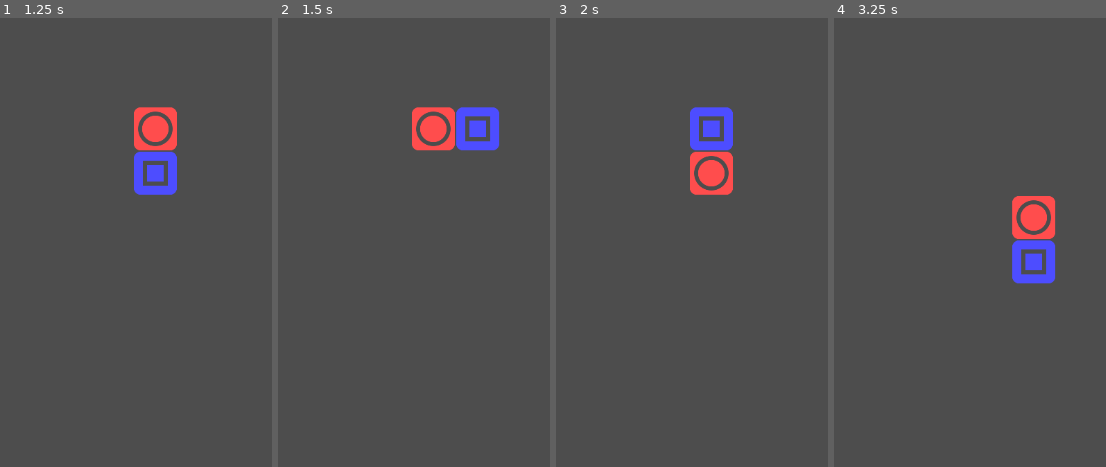
Above: before the commit, frames 1-4 (left to right).
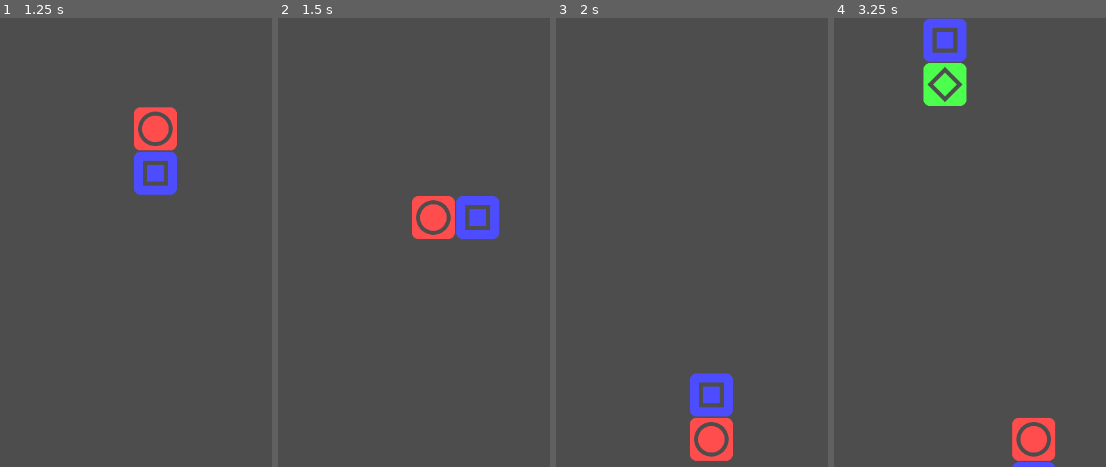
Above: after the commit, the same moments.

Repository: liabilityluke/FBGJ2025
Game: Godot game, scene res://endless.tscn
Same seed, same stepped clock (60 frames per second), same inputs: the game is played once before the commit and once after it. The project has no main scene, so this scene is started directly.
Inputs:
- Up to frame 1 (1.25 s): tap Enter (ui_accept) at 0.5, 0.77 s; hold Right (ui_right) from 0.53 s (still down)
- Up to frame 2 (1.5 s): tap Enter (ui_accept) at 1.25 s; release Right (ui_right) at 1.28 s; hold Down (ui_down) from 1.28 s (still down)
- Up to frame 3 (2 s): keep holding Down (ui_down); tap Enter (ui_accept) at 1.52 s
- Up to frame 4 (3.25 s): release Down (ui_down) at 2.03 s; hold Right (ui_right) from 2.03 s (still down); tap Enter (ui_accept) at 2.75, 3.02 s

Frame 1 is identical in both runs. In frame 2, 5.1% of the frame differs, in the area x 49-82%, y 19-50%; in frame 3, 5.0%; in frame 4, 6.6%, in the area x 32-82%, y 0-100%.

Commit message:
fixed bug where rotated peices would not always be solid

Diff:
--- a/endless.gd
+++ b/endless.gd
@@ -11,6 +11,7 @@
 var seed_block : Node2D
 var stem_block : Node2D
 var rotation_state := 0
+var fast_dropping := false
 
 var gravity_timer : Timer
 @export var gravity_time := 1.0
@@ -61,18 +62,38 @@
 		var new_seed_location = seed_block.location + Vector2i(-1, 0)
 		var new_stem_location = stem_block.location + Vector2i(-1, 0)
 		if is_valid_move(new_seed_location) and is_valid_move(new_stem_location) :
-			move_block(seed_block, new_seed_location)
-			move_block(stem_block, new_stem_location)
+			if rotation_state != 3 :
+				move_block(seed_block, new_seed_location)
+				move_block(stem_block, new_stem_location)
+			else :
+				move_block(stem_block, new_stem_location)
+				move_block(seed_block, new_seed_location)
 	elif event.is_action_pressed("ui_right") :
 		var new_seed_location = seed_block.location + Vector2i(1, 0)
 		var new_stem_location = stem_block.location + Vector2i(1, 0)
 		if is_valid_move(new_seed_location) and is_valid_move(new_stem_location) :
-			move_block(seed_block, new_seed_location)
-			move_block(stem_block, new_stem_location)
+			if rotation_state != 1 :
+				move_block(seed_block, new_seed_location)
+				move_block(stem_block, new_stem_location)
+			else :
+				move_block(stem_block, new_stem_location)
+				move_block(seed_block, new_seed_location)
 	elif event.is_action_pressed("ui_accept") :
 		rotate_falling_blocks(false)
 	elif event.is_action_pressed("ui_cancel") :
 		rotate_falling_blocks(true)
+	elif event.is_action_pressed("ui_down") :
+		_on_gravity_timer_timeout()
+		gravity_timer.wait_time = 0.1
+		gravity_timer.start()
+		fast_dropping = true
+
+
+func _process(delta: float) -> void:
+	if !Input.is_action_pressed("ui_down") and fast_dropping :
+		fast_dropping = false
+		gravity_timer.wait_time = gravity_time
+		gravity_timer.start()
 
 func rotate_falling_blocks(clockwise := true) :
 	var desired_rotation_state : int
@@ -105,29 +126,35 @@
 		var new_seed_location = seed_block.location + Vector2i(0, 1)
 		var new_stem_location = stem_block.location + Vector2i(0, 1)
 		if is_valid_move(new_seed_location) and is_valid_move(new_stem_location) :
-			move_block(seed_block, new_seed_location)
-			move_block(stem_block, new_stem_location)
+			if rotation_state != 2 :
+				move_block(seed_block, new_seed_location)
+				move_block(stem_block, new_stem_location)
+			else :
+				move_block(stem_block, new_stem_location)
+				move_block(seed_block, new_seed_location)
 		else :
 			place_piece()
 
 	gravity_timer.start()
 
 func place_piece() :
-	var dropping_seed_block = seed_block
-	var dropping_stem_block = stem_block
+	#var dropping_seed_block = seed_block
+	#var dropping_stem_block = stem_block
 	seed_block = null
 	stem_block = null
 
-	var test_location : Vector2i
-	test_location = dropping_seed_block.location + Vector2i(0, 1)
-	while is_valid_move(test_location) :
-		move_block(dropping_seed_block, test_location)
-		test_location += Vector2i(0, 1)
-
-	test_location = dropping_stem_block.location + Vector2i(0, 1)
-	while is_valid_move(test_location) :
-		move_block(dropping_stem_block, test_location)
-		test_location += Vector2i(0, 1)
+	drop_blocks()
+
+	#var test_location : Vector2i
+	#test_location = dropping_seed_block.location + Vector2i(0, 1)
+	#while is_valid_move(test_location) :
+		#move_block(dropping_seed_block, test_location)
+		#test_location += Vector2i(0, 1)
+	#
+	#test_location = dropping_stem_block.location + Vector2i(0, 1)
+	#while is_valid_move(test_location) :
+		#move_block(dropping_stem_block, test_location)
+		#test_location += Vector2i(0, 1)
 
 	spawn_blocks()
 	pass #turn falling pieces into real pieces, check for chain
@@ -139,7 +166,15 @@
 	pass
 
 func drop_blocks() :
-	pass #drops all the blocks in the grid
+	for row in board_height :
+		for column in range(board_width - 1, -1, -1) :
+			var dropping_block = grid[column][row]
+			if dropping_block != null :
+				var test_location : Vector2i
+				test_location = dropping_block.location + Vector2i(0, 1)
+				while is_valid_move(test_location) :
+					move_block(dropping_block, test_location)
+					test_location += Vector2i(0, 1)
 
 #return true if the chain is continuing
 func check_for_chain() -> bool :
